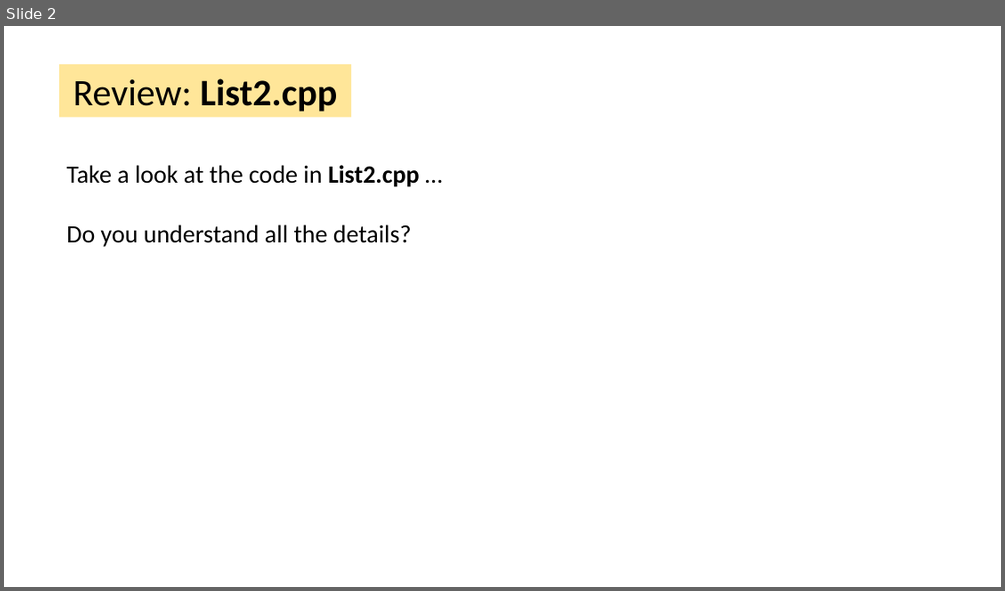
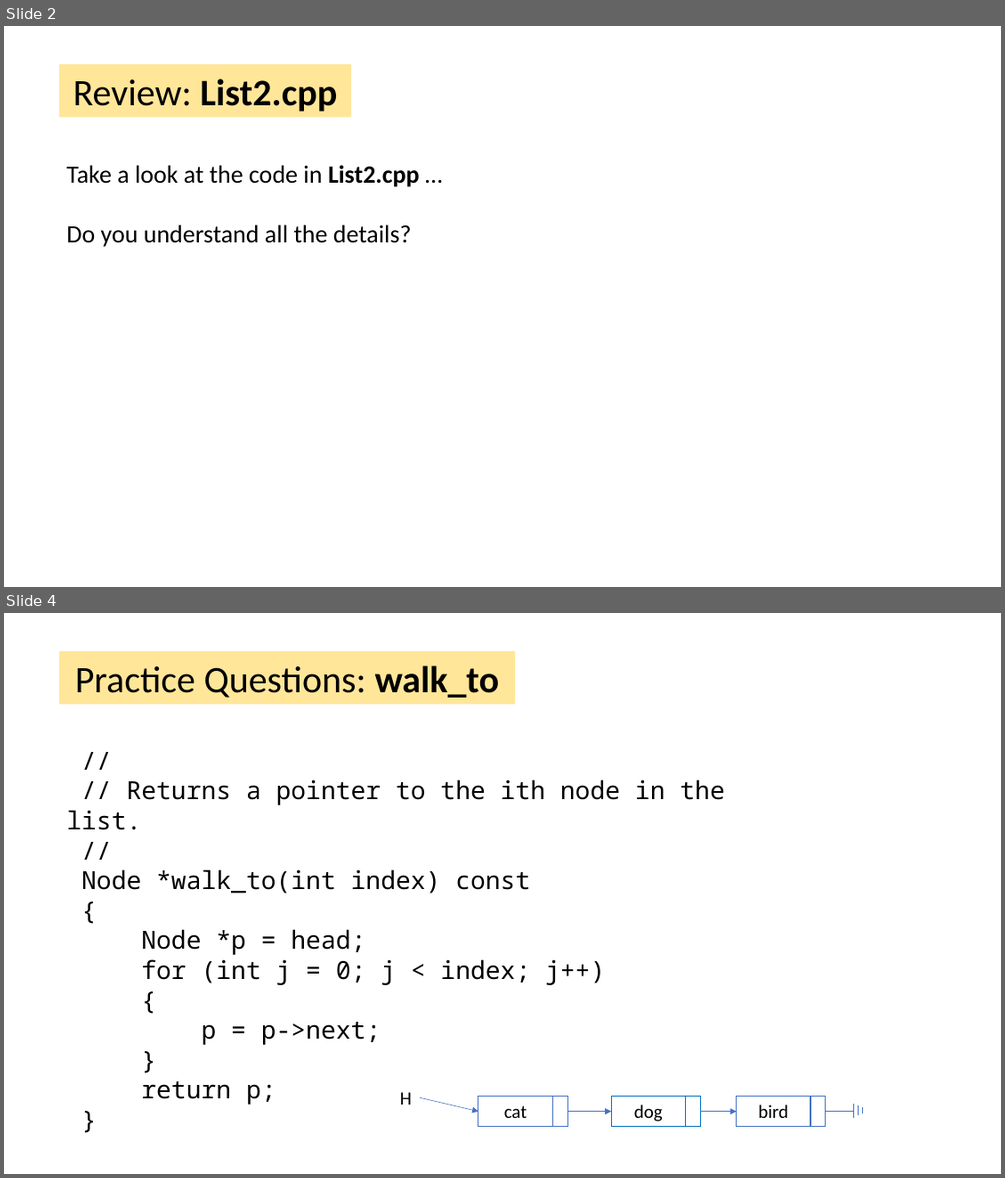
Before and after one commit to tjd1234/cmpt225fall2023, a slide deck: lecture_notes/week3/week3.pptx. Shown one above the other, each under a label of ours: slide 2 before the commit, slides 2 and 4 after it; the slides between them are not shown. The pictures are 1005x591 and 1005x1178 pixels, drawn with LibreOffice and Linux fonts; fonts in the diff are those of the drawing. Boxes give left, top, right and bottom in pixels: in the first picture for what was removed or moved away, otherwise in the second. Text is boxed around its words. In the diff, an @@ line names an element or a change of style, - is before the commit and + after.

```diff
--- a/lecture_notes/week3/week3.pptx
+++ b/lecture_notes/week3/week3.pptx
@@ slide 4 added at (x1=4, y1=613, x2=1001, y2=1174), background #FFFFFF @@
@@ rectangle added at (x1=59, y1=651, x2=516, y2=705), fill #FFE699, 36 pt, text #000000 @@
+Practice Questions: walk_to
@@ text added at (x1=66, y1=779, x2=724, y2=1104), 24 pt, text #000000 @@
+//
+// Returns a pointer to the ith node in the list.
+//
+Node *walk_to(int index) const
+{
+Node *p = head;
+for (int j = 0; j < index; j++)
+{
+p = p->next;
+}
+return p;
+}
@@ text added at (x1=400, y1=1092, x2=412, y2=1104), 18 pt, text #000000 @@
+H
@@ arrow added from (420, 1097) to (479, 1111), #4472C4 0.5 pt @@
@@ rectangle added at (x1=479, y1=1096, x2=553, y2=1126), outline #4472C4 0.75 pt, 18 pt, text #000000 @@
+cat
@@ rectangle added at (x1=553, y1=1096, x2=568, y2=1126), outline #4472C4 0.75 pt @@
@@ arrow added from (568, 1111) to (611, 1111), #4472C4 0.5 pt @@
@@ rectangle added at (x1=611, y1=1096, x2=685, y2=1126), outline #0070C0 0.75 pt, 18 pt, text #000000 @@
+dog
@@ rectangle added at (x1=685, y1=1096, x2=700, y2=1126), outline #0070C0 1 pt @@
@@ arrow added from (700, 1111) to (736, 1111), #4472C4 0.5 pt @@
@@ group added at (x1=736, y1=1096, x2=862, y2=1126): 5 lines, 2 rectangles @@
+bird
```
Also in this commit, not shown: 4 slides changed, 5 other slides added, 5 other files.
